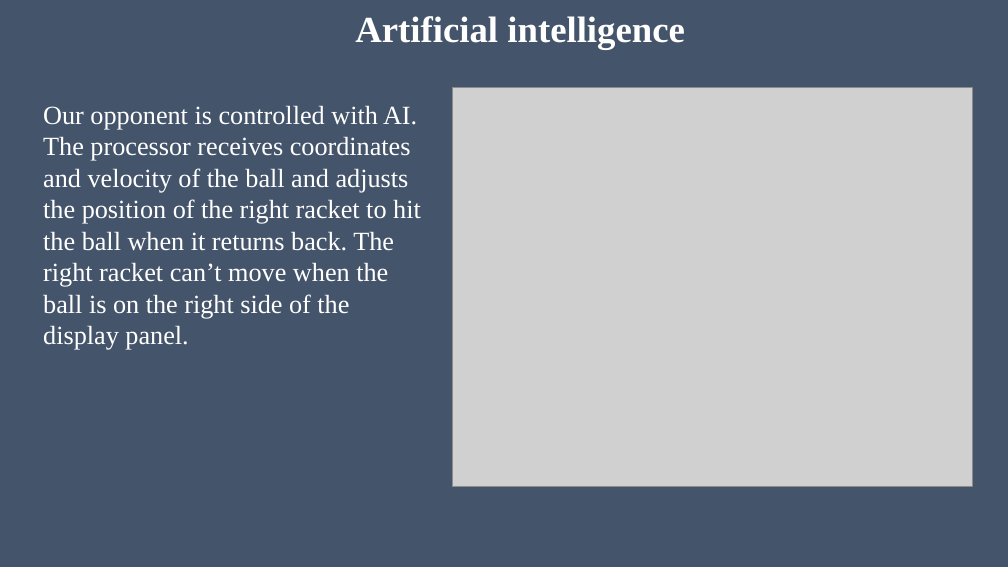
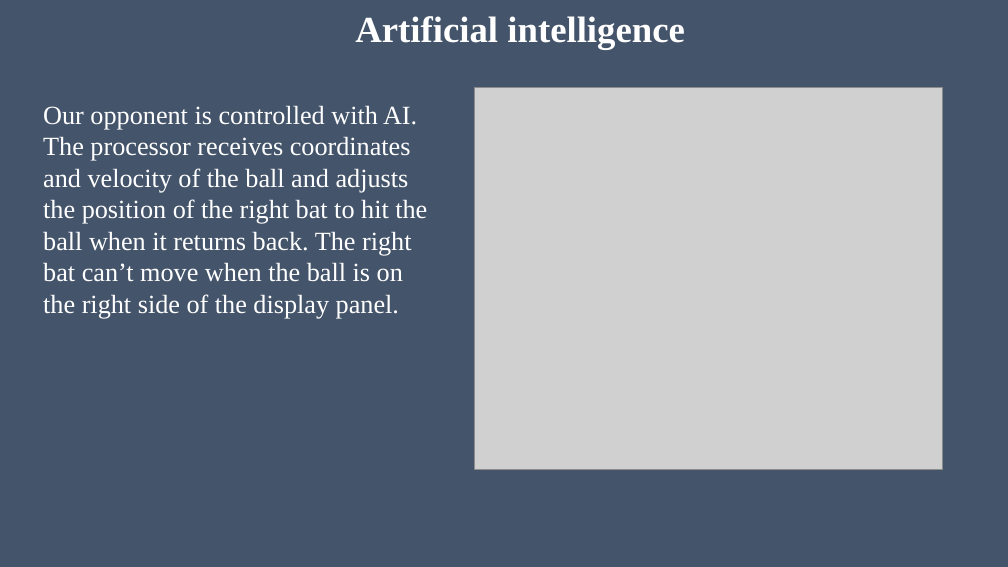
Before and after one commit to MIZINCHIK/DigitalPlatforms, a slide deck: slide 7 of Presentation.pptx. Drawn at 1008x567 pixels with LibreOffice and Linux fonts; fonts in the diff are those of the drawing; grey boxes stand for pictures. Boxes give left, top, right and bottom in pixels: in the first picture for what was removed or moved away, otherwise in the second. Text is boxed around its words. In the diff, an @@ line names an element or a change of style, - is before the commit and + after.

```diff
--- a/Presentation.pptx
+++ b/Presentation.pptx
@@ picture: place and size @@
-picture at bbox=[452, 88, 972, 487]
+picture at bbox=[474, 88, 943, 469]
@@ text at bbox=[43, 105, 427, 319]: text changed @@
-Our opponent is controlled with AI. The processor receives coordinates and velocity of the ball and adjusts the position of the right racket to hit the ball when it returns back. The right racket can’t move when the ball is on the right side of the display panel.
+Our opponent is controlled with AI. The processor receives coordinates and velocity of the ball and adjusts the position of the right bat to hit the ball when it returns back. The right bat can’t move when the ball is on the right side of the display panel.
```
Also in this commit, not shown: 6 other slides changed.
